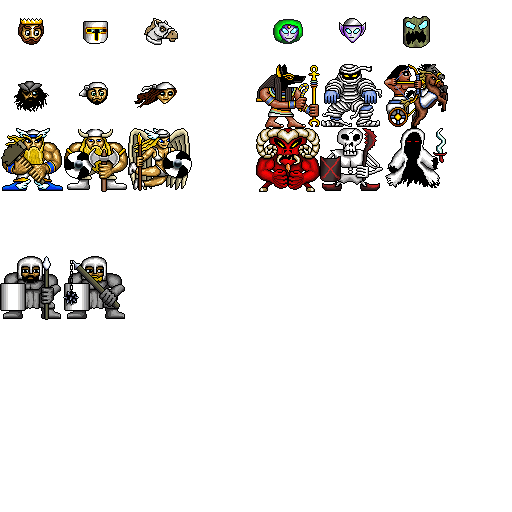
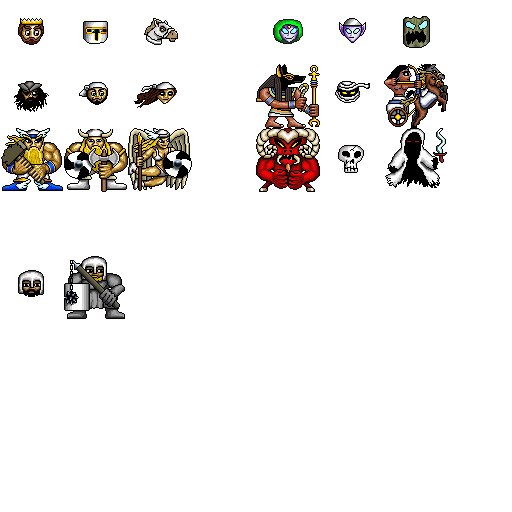
Two versions of the same layered image (512px x 512px). Layer-by-layer changes:
painted on "Colour" over [0,65,381,311]
painted on "Detail" over [0,64,383,320]
